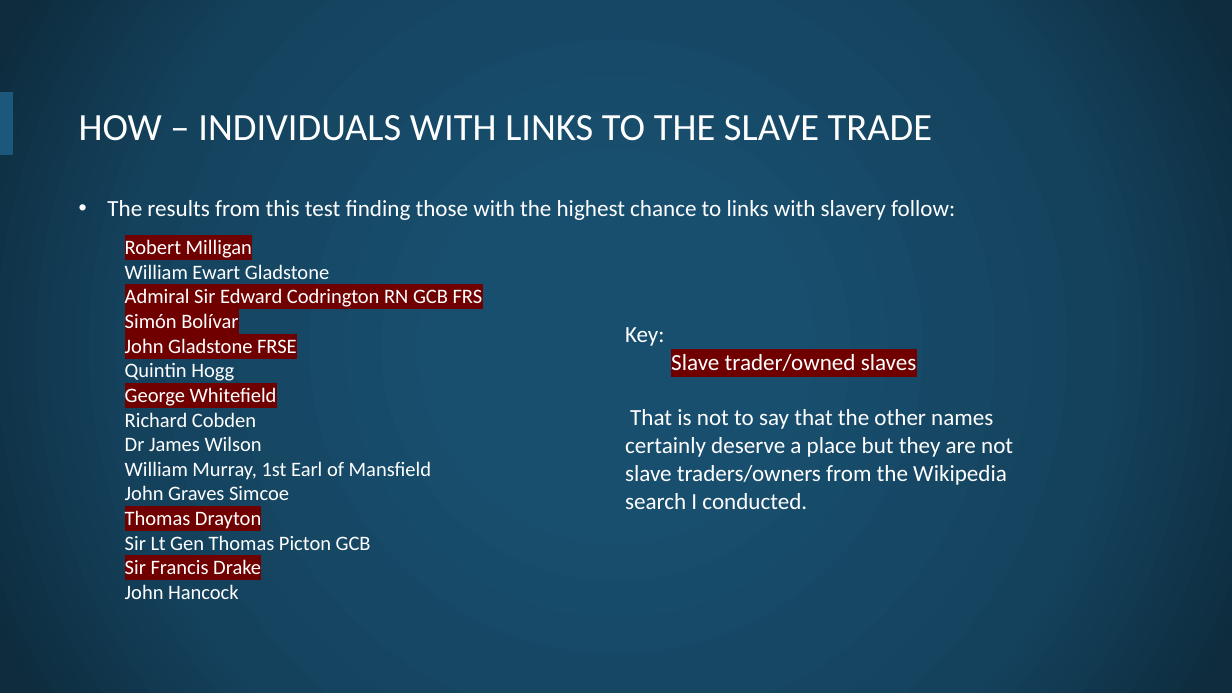
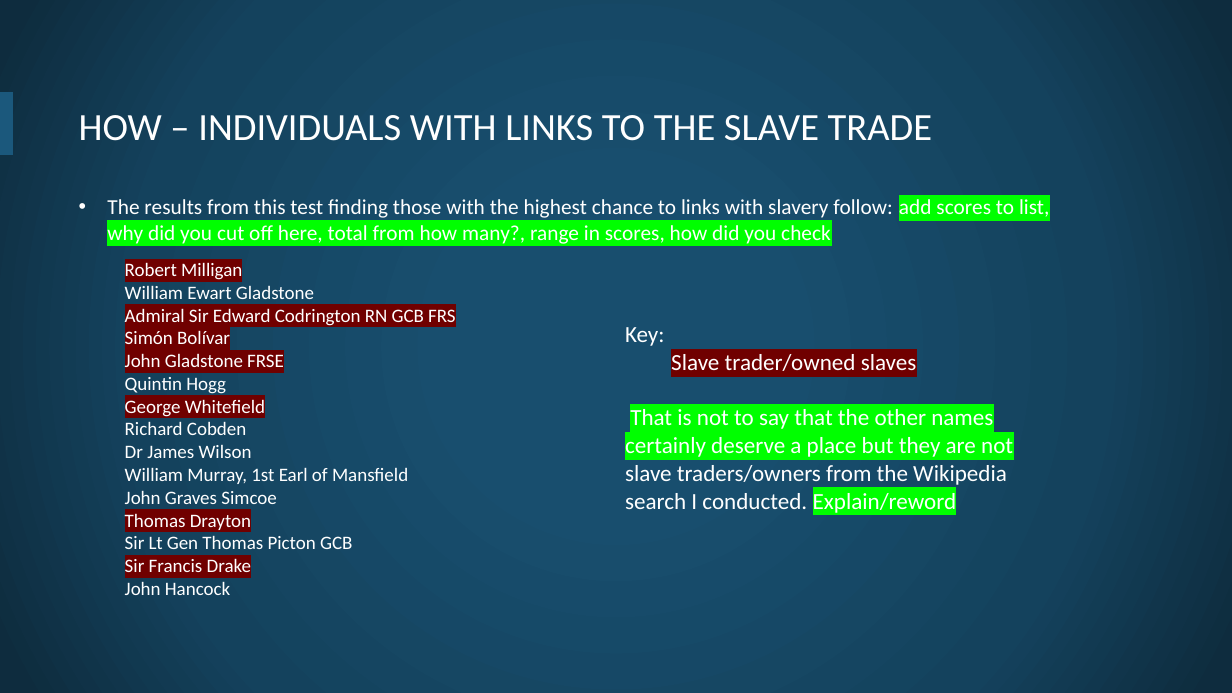
Before and after one commit to openheritage/open-plaques-diversity, a slide deck: slide 9 of The diversity of plaques in London.pptx (slide 8 before the commit). Drawn at 1232x693 pixels with LibreOffice and Linux fonts; fonts in the diff are those of the drawing; background and template pictures are left out. Boxes give left, top, right and bottom in pixels: in the first picture for what was removed or moved away, otherwise in the second. Text is boxed around its words. In the diff, an @@ line names an element or a change of style, - is before the commit and + after.

```diff
--- a/The diversity of plaques in London.pptx
+++ b/The diversity of plaques in London.pptx
@@ text at (107,199,1049,244): text changed; size 18 to 16.6 pt @@
-• The results from this test finding those with the highest chance to links with slavery follow:
+• The results from this test finding those with the highest chance to links with slavery follow: add scores to list, why did you cut off here, total from how many?, range in scores, how did you check
@@ text at (125,262,455,595): size 16 to 14.8 pt in "Robert Milligan William Ewart Gladstone Admiral Sir ..." @@
@@ text at (625,409,1013,513): text changed @@
-That is not to say that the other names certainly deserve a place but they are not slave traders/owners from the Wikipedia search I conducted.
+That is not to say that the other names certainly deserve a place but they are not slave traders/owners from the Wikipedia search I conducted. Explain/reword
```
Also in this commit, not shown: 7 other slides changed, 1 slide added.
